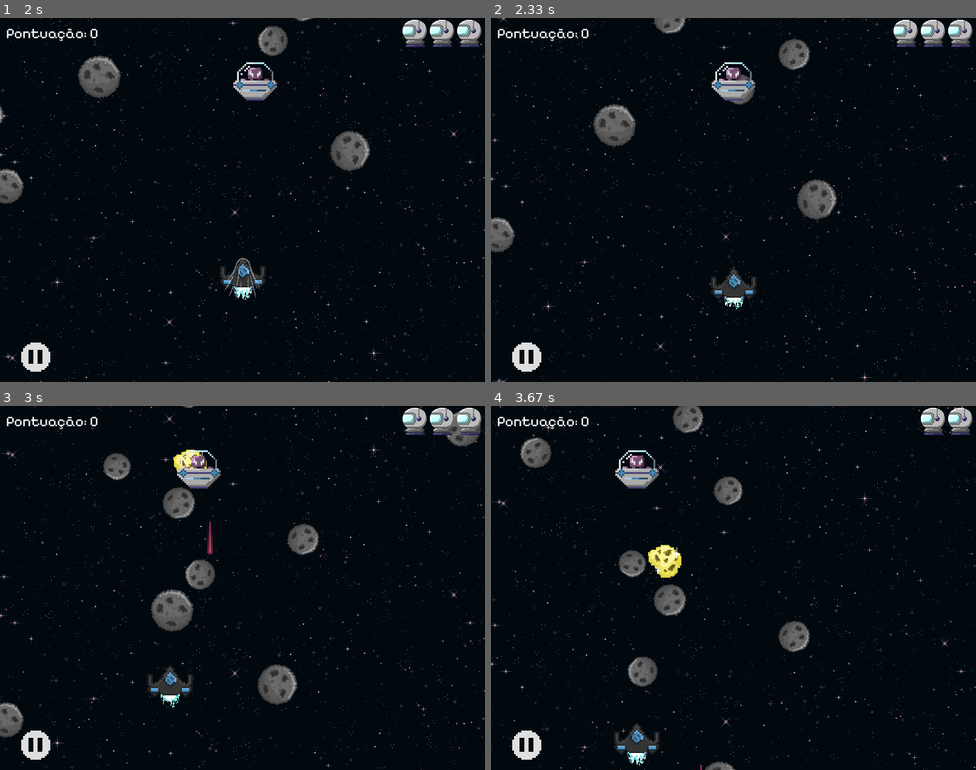
Above: before the commit, frames 1-4 (two rows, left to right).
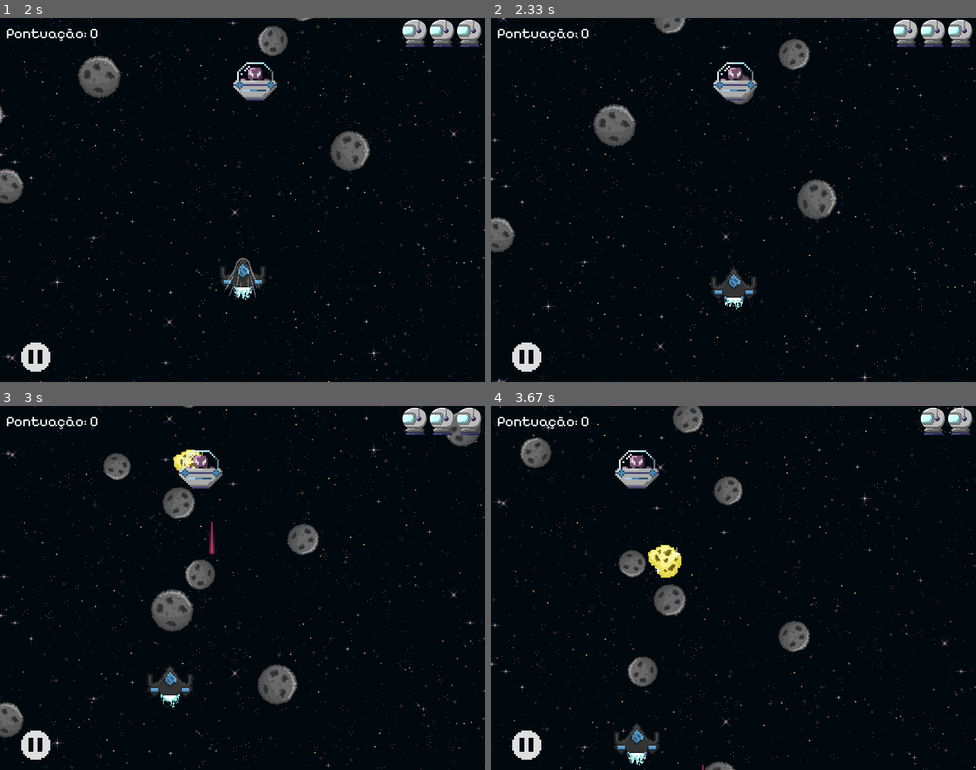
Above: after the commit, the same moments.

Repository: RafaelCarneiro16/MeteorRushPygame
Game: pygame game, started from codigo/main.py
Same seed, same stepped clock (60 frames per second), same inputs: the game is played once before the commit and once after it.
Inputs (mouse positions are in pixels of both pictures, inside the frame that each line leads up to):
- Up to frame 1 (2 s): click (242, 196) at 0.38 s; tap S at 0.67 s; hold Up from 1.55 s (still down); hold W from 1.55 s (still down)
- Up to frame 2 (2.33 s): release Up at 2.02 s; release W at 2.02 s
- Up to frame 3 (3 s): hold Left from 2.6 s (still down); hold A from 2.6 s (still down)
- Up to frame 4 (3.67 s): release Left at 3.13 s; release A at 3.13 s; hold Down 3.17-3.47 s; hold S 3.17-3.47 s

Frame 1 is identical in both runs. In frame 2, 0.3% of the frame differs, in the area x 45-55%, y 12-23%; in frame 3, 0.4%, in the area x 36-46%, y 12-41%; in frame 4, less than 0.1%.

Commit message:
asdasdsad
luzdasdas dasd qwd eqw

Diff:
--- a/codigo/jogo.py
+++ b/codigo/jogo.py
@@ -18,7 +18,7 @@
 import os
 
 class Jogo():
-    def __init__(self):
+    def __init__(self, som):
         self.__tela = Tela(800, 600, 'fundo.png')
         self.__grupo_jogador = pygame.sprite.GroupSingle()
         self.__jogador = Jogador(self.__grupo_jogador, self.__tela)
@@ -26,7 +26,7 @@
         self.__grupo_meteoros = pygame.sprite.Group()
         self.__grupo_tiros = pygame.sprite.Group()
         self.__clock = pygame.time.Clock()
-        self.__som = Som()
+        self.__som = som
         self.__grupo_meteoros_dourados = pygame.sprite.Group()
         self.__ranking = GerenciadorRanking()
         self.__ranking.carregar_de_arquivo("ranking.json")
@@ -262,6 +262,7 @@
 
         rodando = True
         self.som.tocar_musica("musica_jogo.wav")
+        self.som.atualizar_volumes()
 
         while rodando:
             self.testes_evento(evento_meteoro, evento_meteoro_dourado)
--- a/codigo/main.py
+++ b/codigo/main.py
@@ -1,11 +1,13 @@
 import pygame
 from jogo import Jogo
 from menu import Menu
+from som import Som
 
 pygame.init()
 
-jogo = Jogo()
-menu = Menu(jogo)
+som = Som()
+jogo = Jogo(som)
+menu = Menu(jogo,som)
 
 while True:
     menu.rodando_menu()
--- a/codigo/menu.py
+++ b/codigo/menu.py
@@ -12,12 +12,14 @@
 import os
 
 class Menu():
-    def __init__(self, jogo: Jogo):
+    def __init__(self, jogo: Jogo, som):
         self.__clock = pygame.time.Clock()
         self.__tela = Tela(800, 600, 'fundo2.png')
         self.__jogo = jogo
+        self.__som = som
         self.__grupo_botoes = pygame.sprite.Group()
         self.__gerenciador_progresso = GerenciadorProgresso()
+
         try:
             self.__logo_jogo = pygame.image.load(os.path.join('imagens', 'icone_nome_jogo.png')).convert_alpha()
         except pygame.error as erro:
--- a/codigo/ovni.py
+++ b/codigo/ovni.py
@@ -34,6 +34,7 @@
             self.__image = pygame.image.load(nova_imagem).convert_alpha()
         except pygame.error as erro:
             print(f"⚠️ [OVNI] Falha ao carregar nova imagem do OVNI: {erro}")
+
 
     @property
     def rect(self):
@@ -146,7 +147,7 @@
 
     def seguir_jogador(self):
         diferenca = self.jogador.rect.centerx - self.rect.centerx
-        if abs(diferenca) > 1:
+        if abs(diferenca) > 3:
            self.rect.x += self.velocidade_x if diferenca > 0 else -self.velocidade_x
 
     def levar_dano(self):
--- a/codigo/ranking.json
+++ b/codigo/ranking.json
@@ -1,4 +1,12 @@
 [
+    {
+        "nome": "RAFAEL",
+        "pontuacao": 1012660
+    },
+    {
+        "nome": "RAFAEL",
+        "pontuacao": 38640
+    },
     {
         "nome": "a",
         "pontuacao": 9010
--- a/codigo/som.py
+++ b/codigo/som.py
@@ -46,6 +46,7 @@
     @volume_efeitos.setter
     def volume_efeitos(self, valor):
         self.__volume_efeitos = max(0.0, min(1.0, valor))
+        self.atualizar_volumes
 
     @property
     def volume_musica(self):
@@ -54,10 +55,7 @@
     @volume_musica.setter
     def volume_musica(self, valor):
         self.__volume_musica = max(0.0, min(1.0, valor))
-        try:
-            pygame.mixer.music.set_volume(self.__volume_musica)
-        except pygame.error as erro:
-            print(f"⚠️ [SOM] Erro pygame: {erro}")
+        self.atualizar_volumes
 
     @property
     def largura_barra_volume(self):
@@ -144,7 +142,7 @@
         try:
             efeito = pygame.mixer.Sound(os.path.join('sons', f'{som}'))
             if volume is None:
-                volume = self.__volume_efeitos
+                volume = self.__volume_efeitos * self.__volume_geral
             efeito.set_volume(volume)
             efeito.play()
         except pygame.error as erro:
